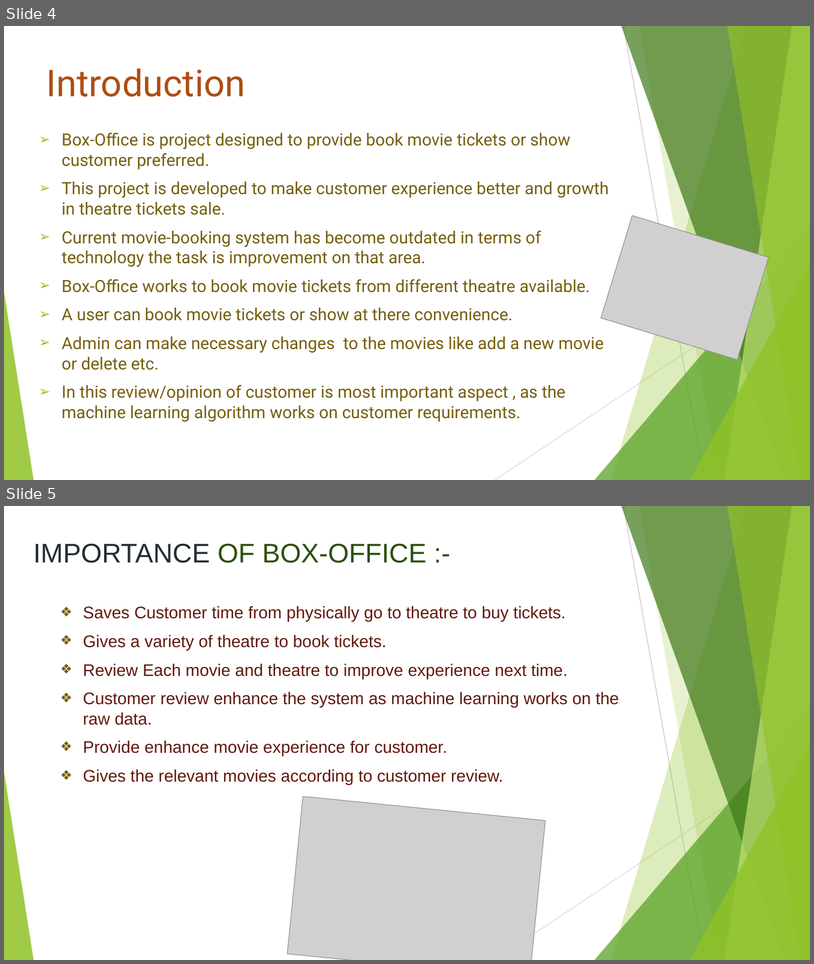
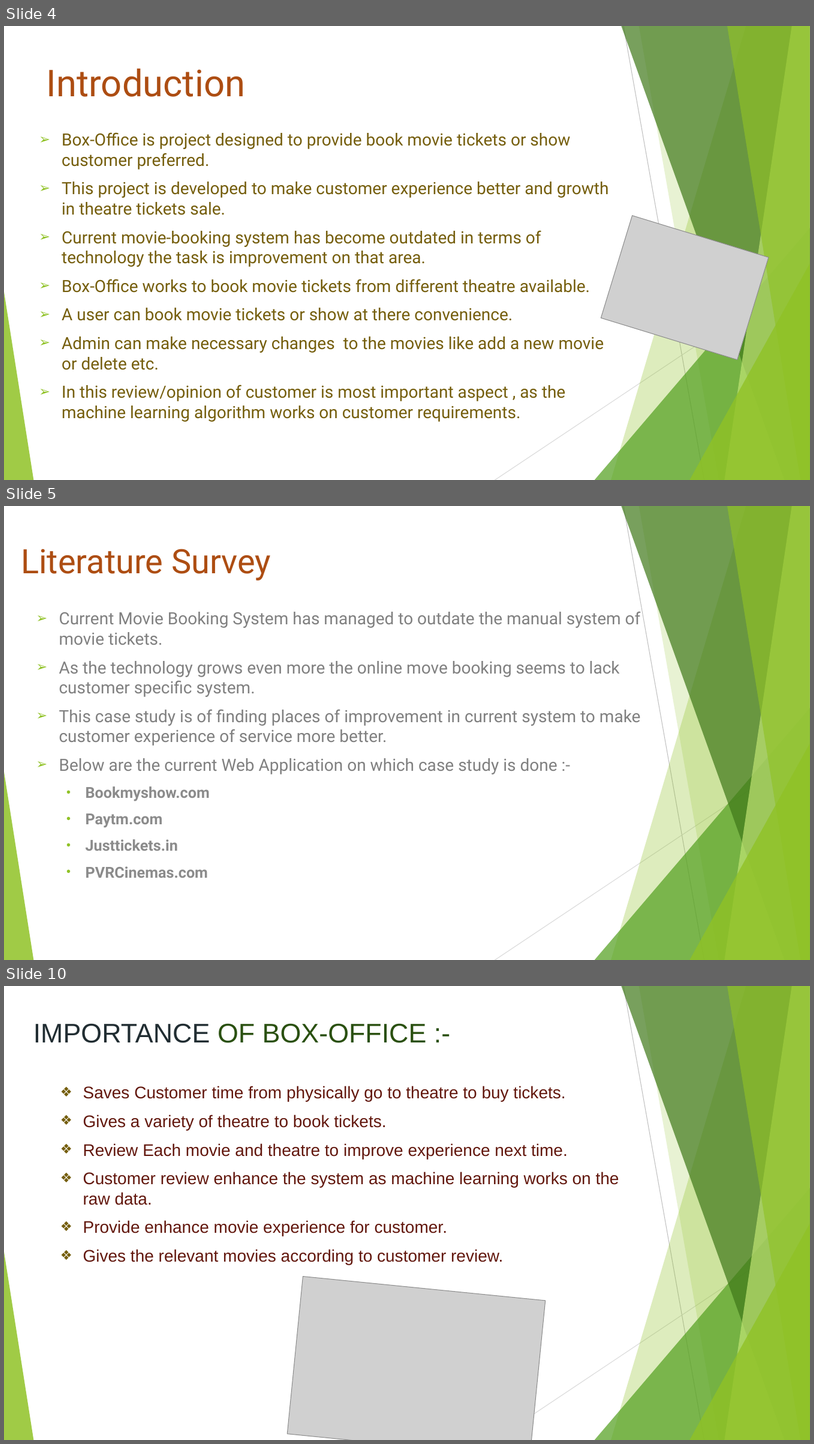
Before and after one commit to anejakartik/Designing-An-Efficient-Machine-Learning-Based-Approach-for-Prediction-of-Automated-Movie-Booking, a slide deck: boxofficeppt.pptx. Shown one above the other, each under a label of ours: slides 4 and 5 before the commit, slides 4, 5 and 10 after it; the slides between them are not shown. The pictures are 814x964 and 814x1444 pixels, drawn with LibreOffice and Linux fonts; fonts in the diff are those of the drawing; grey boxes stand for pictures. Boxes give left, top, right and bottom in pixels: in the first picture for what was removed or moved away, otherwise in the second. Text is boxed around its words. In the diff, an @@ line names an element or a change of style, - is before the commit and + after.

```diff
--- a/boxofficeppt.pptx
+++ b/boxofficeppt.pptx
@@ slide 5 added at bbox=[4, 506, 810, 960], background #FFFFFF; not listed: 10 template elements that a slide beside it also shows @@
@@ text added at bbox=[21, 549, 271, 580], 40 pt, text #AD4C12 @@
+Literature Survey
@@ text added at bbox=[59, 612, 641, 877], 20 pt, text #808080 @@
+➢ Current Movie Booking System has managed to outdate the manual system of movie tickets.
+➢ As the technology grows even more the online move booking seems to lack customer specific system.
+➢ This case study is of finding places of improvement in current system to make customer experience of service more better.
+➢ Below are the current Web Application on which case study is done :-
+  • Bookmyshow.com
+  • Paytm.com
+  • Justtickets.in
+  • PVRCinemas.com
@@ what was slide 5 is now slide 10 @@
```
Also in this commit, not shown: 4 other slides added, 1 other file.
